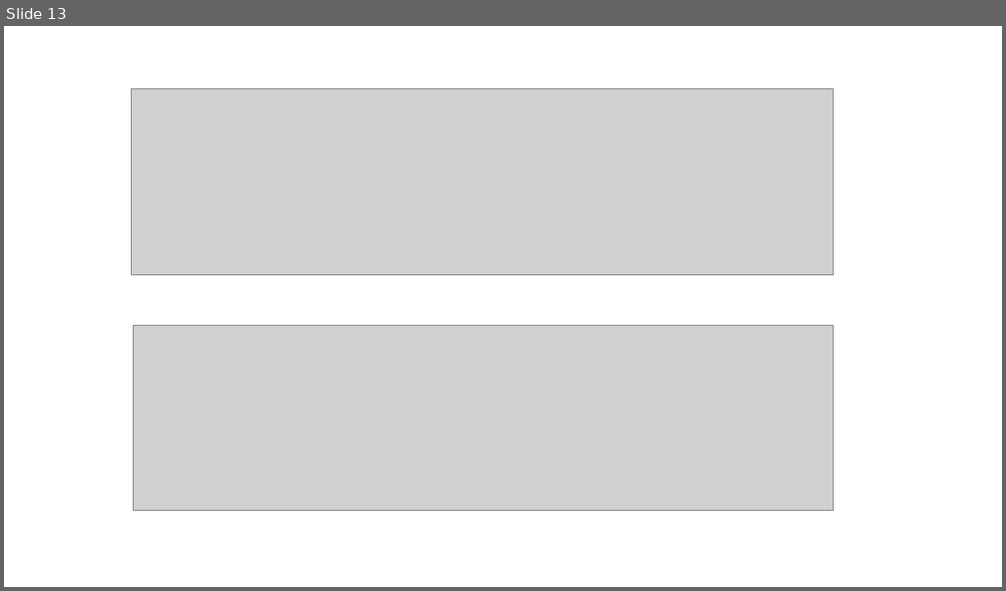
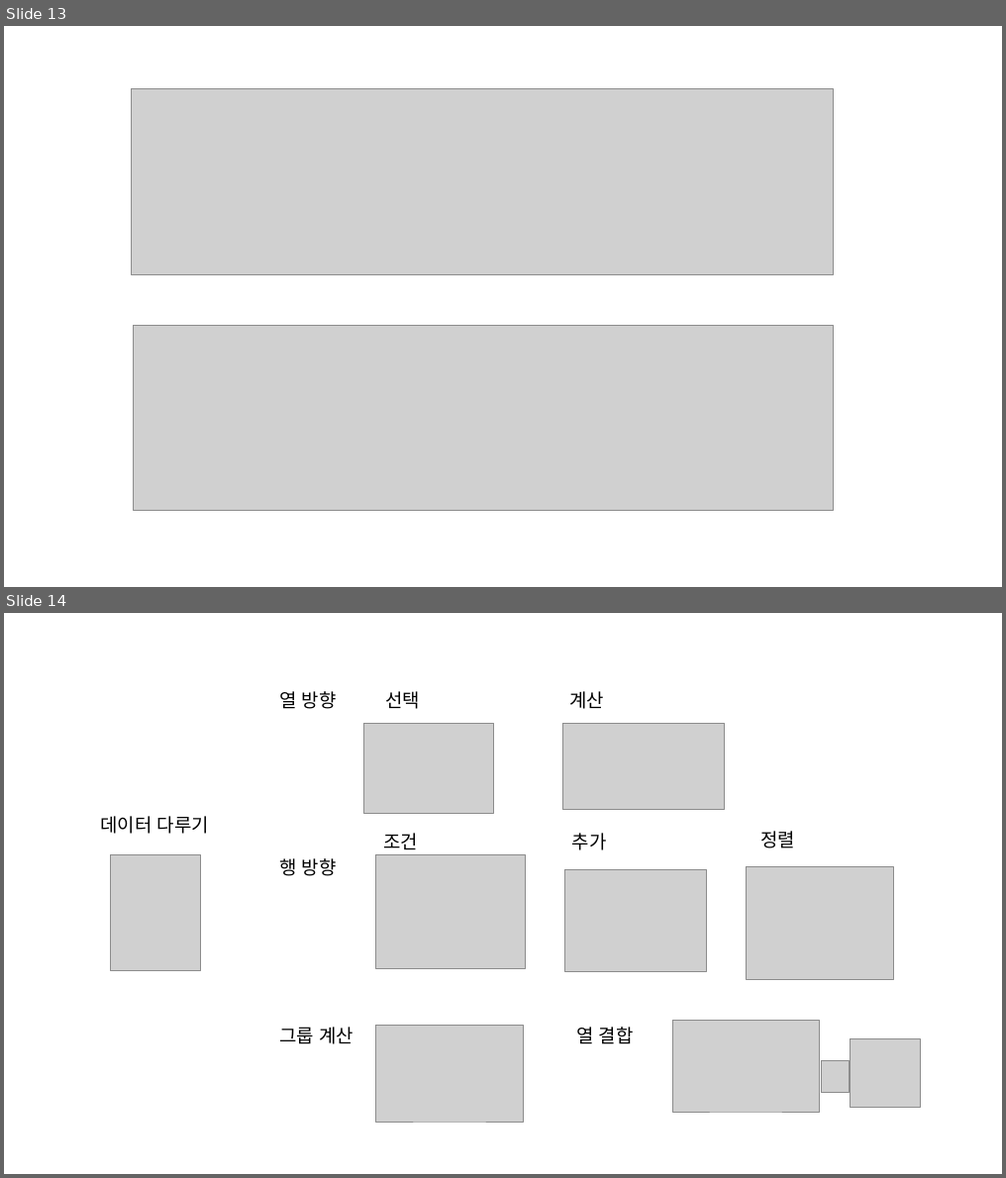
Before and after one commit to mrchypark/dabrp_classnote3, a slide deck: img/images.pptx. Shown one above the other, each under a label of ours: slide 13 before the commit, slides 13 and 14 after it. The pictures are 1006x591 and 1006x1178 pixels, drawn with LibreOffice and Linux fonts; fonts in the diff are those of the drawing; grey boxes stand for pictures. Boxes give left, top, right and bottom in pixels: in the first picture for what was removed or moved away, otherwise in the second. Text is boxed around its words. In the diff, an @@ line names an element or a change of style, - is before the commit and + after.

```diff
--- a/img/images.pptx
+++ b/img/images.pptx
@@ slide 14 added at <box>4,613,1002,1174</box>, background #FFFFFF @@
@@ text added at <box>279,691,337,709</box>, 18 pt, text #000000 @@
+열 방향
@@ text added at <box>385,691,420,709</box>, 18 pt, text #000000 @@
+선택
@@ text added at <box>569,691,604,709</box>, 18 pt, text #000000 @@
+계산
@@ picture added at <box>364,723,494,813</box> @@
@@ picture added at <box>562,723,725,809</box> @@
@@ text added at <box>100,816,209,834</box>, 18 pt, text #000000 @@
+데이터 다루기
@@ text added at <box>383,833,418,850</box>, 18 pt, text #000000 @@
+조건
@@ text added at <box>572,833,607,851</box>, 18 pt, text #000000 @@
+추가
@@ text added at <box>761,831,796,849</box>, 18 pt, text #000000 @@
+정렬
@@ picture added at <box>110,855,201,970</box> @@
@@ text added at <box>279,859,337,876</box>, 18 pt, text #000000 @@
+행 방향
@@ picture added at <box>376,855,526,969</box> @@
@@ picture added at <box>564,869,706,971</box> @@
@@ picture added at <box>746,867,894,980</box> @@
@@ text added at <box>279,1027,353,1045</box>, 18 pt, text #000000 @@
+그룹 계산
@@ picture added at <box>376,1026,524,1122</box> @@
@@ text added at <box>576,1027,634,1045</box>, 18 pt, text #000000 @@
+열 결합
@@ picture added at <box>672,1020,819,1112</box> @@
@@ picture added at <box>850,1040,921,1108</box> @@
@@ picture added at <box>821,1060,849,1093</box> @@
```
Also in this commit, not shown: 1 other slide added, 5 other files.
